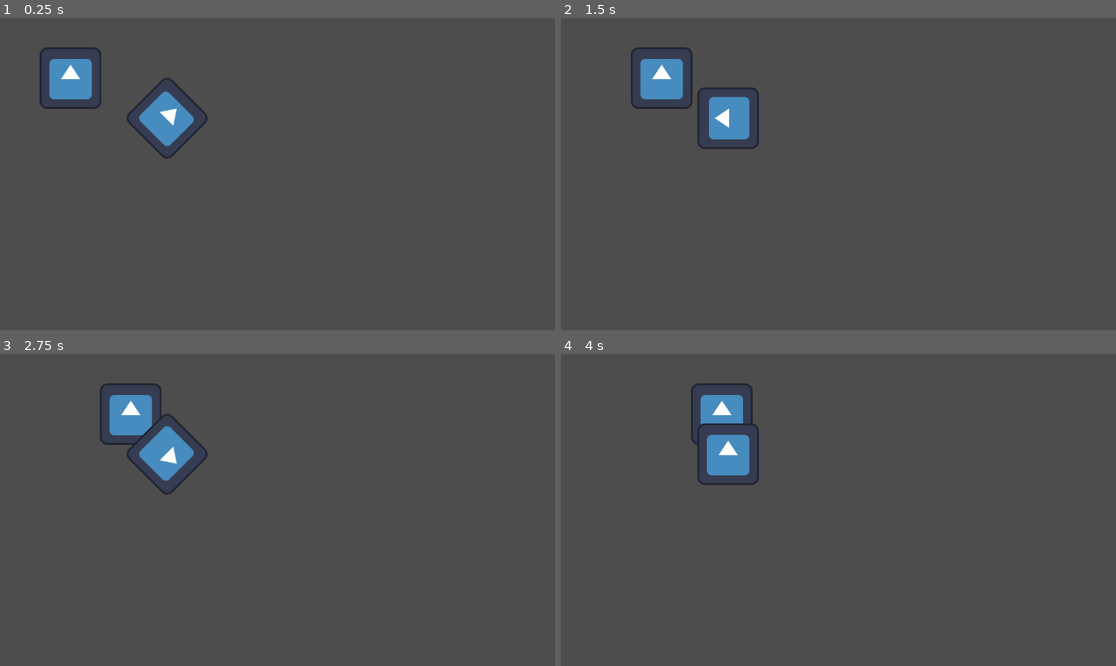
Above: before the commit, frames 1-4 (two rows, left to right).
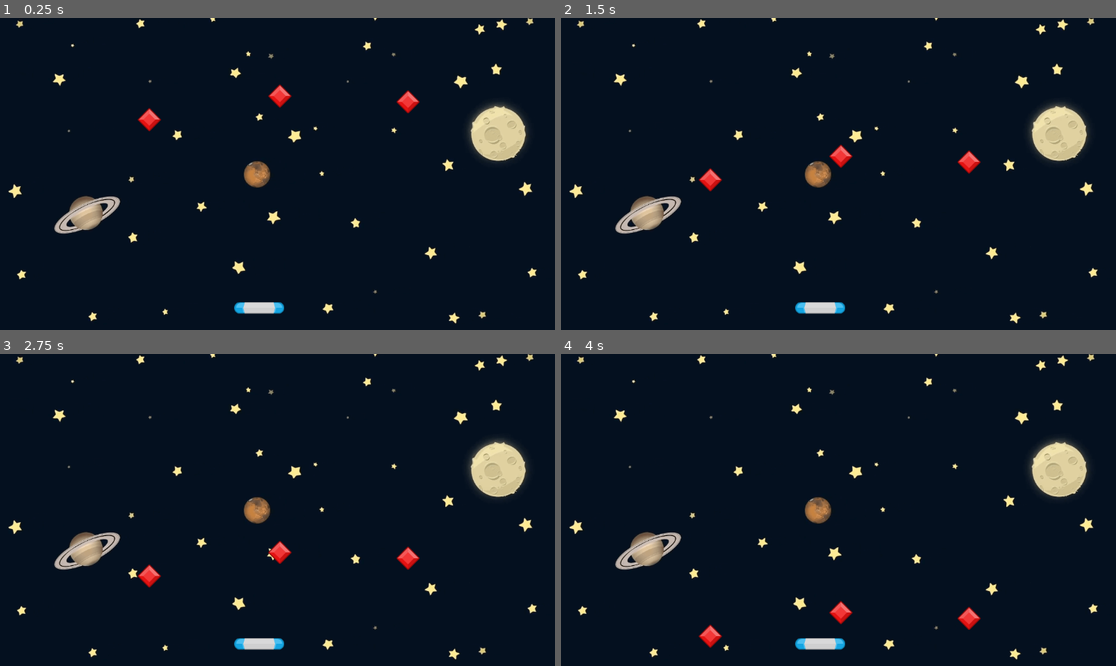
Above: after the commit, the same moments.

Repository: Kisa-chan/gemcatcher
Game: Godot game, scene res://Scenes/Game/Game.tscn
The game is run twice, just before and just after one commit, with the same random seed, the same clock (stepped at 60 frames per second) and the same inputs. Before the commit the project starts from res://Scenes/Test/Test.tscn. The engine's default icon, where the game draws it, is replaced by a stand-in: a white triangle on a blue panel in a dark square.
Inputs:
- Up to frame 1 (0.25 s): no input
- Up to frame 2 (1.5 s): no input
- Up to frame 3 (2.75 s): no input
- Up to frame 4 (4 s): no input

The runs differ from the first frame. In frame 1, 100% of the frame differs, in the area x 0-100%, y 0-100%; in frame 2, 100%; in frame 3, 100%; in frame 4, 100%.

Commit message:
Trabajando com las gemas

Diff:
--- /dev/null
+++ b/Scenes/Game/Game.tscn
@@ -0,0 +1,24 @@
+[gd_scene load_steps=4 format=3 uid="uid://dfmgyv20sc7b2"]
+
+[ext_resource type="Texture2D" uid="uid://drqhrc0e4nly3" path="res://assets/GameBg.png" id="1_rdw05"]
+[ext_resource type="PackedScene" uid="uid://b1ajql2g8cvu1" path="res://Scenes/Paddle/Paddle.tscn" id="2_gwu2e"]
+[ext_resource type="PackedScene" uid="uid://cud06xn8f6sqh" path="res://Scenes/Gem/Gem.tscn" id="3_xbxml"]
+
+[node name="Game" type="Node2D"]
+
+[node name="Background" type="Sprite2D" parent="."]
+position = Vector2(568, 330)
+scale = Vector2(0.65, 0.65)
+texture = ExtResource("1_rdw05")
+
+[node name="Paddle" parent="." instance=ExtResource("2_gwu2e")]
+position = Vector2(538, 602)
+
+[node name="Gem" parent="." instance=ExtResource("3_xbxml")]
+position = Vector2(581, 137)
+
+[node name="Gem2" parent="." instance=ExtResource("3_xbxml")]
+position = Vector2(847, 149)
+
+[node name="Gem3" parent="." instance=ExtResource("3_xbxml")]
+position = Vector2(310, 186)
--- /dev/null
+++ b/Scenes/Gem/Gem.gd
@@ -0,0 +1,15 @@
+extends Area2D
+
+
+# Called when the node enters the scene tree for the first time.
+func _ready() -> void:
+	pass # Replace with function body.
+
+
+# Called every frame. 'delta' is the elapsed time since the previous frame.
+func _process(delta: float) -> void:
+	position.y += 100.0 * delta
+
+	if position.y > 648.0:
+		print("Gem falls off")
+		set_process(false)
--- /dev/null
+++ b/Scenes/Gem/Gem.tscn
@@ -0,0 +1,19 @@
+[gd_scene load_steps=4 format=3 uid="uid://cud06xn8f6sqh"]
+
+[ext_resource type="Script" uid="uid://bo4dgpxwcqisu" path="res://Scenes/Gem/Gem.gd" id="1_7tt7y"]
+[ext_resource type="Texture2D" uid="uid://b0o6s4cwih7mk" path="res://assets/element_red_diamond.png" id="1_pm03b"]
+
+[sub_resource type="RectangleShape2D" id="RectangleShape2D_7tt7y"]
+size = Vector2(36.7696, 36.7696)
+
+[node name="Gem" type="Area2D"]
+script = ExtResource("1_7tt7y")
+
+[node name="Sprite2D" type="Sprite2D" parent="."]
+texture = ExtResource("1_pm03b")
+
+[node name="CollisionShape2D" type="CollisionShape2D" parent="."]
+position = Vector2(0, 1.84774e-06)
+rotation = 0.785398
+scale = Vector2(1, 1)
+shape = SubResource("RectangleShape2D_7tt7y")
--- /dev/null
+++ b/Scenes/Paddle/Paddle.tscn
@@ -0,0 +1,16 @@
+[gd_scene load_steps=3 format=3 uid="uid://b1ajql2g8cvu1"]
+
+[ext_resource type="Texture2D" uid="uid://bc6snyd1ev0vh" path="res://assets/paddleBlu.png" id="1_p4bap"]
+
+[sub_resource type="CapsuleShape2D" id="CapsuleShape2D_wuola"]
+radius = 12.0
+height = 104.0
+
+[node name="Paddle" type="Area2D"]
+
+[node name="Sprite2D" type="Sprite2D" parent="."]
+texture = ExtResource("1_p4bap")
+
+[node name="CollisionShape2D" type="CollisionShape2D" parent="."]
+rotation = 1.5708
+shape = SubResource("CapsuleShape2D_wuola")
--- a/project.godot
+++ b/project.godot
@@ -11,7 +11,7 @@
 [application]
 
 config/name="Gem Catcher"
-run/main_scene="uid://k3fd1odeofde"
+run/main_scene="uid://dfmgyv20sc7b2"
 config/features=PackedStringArray("4.4", "Mobile")
 config/icon="res://icon.svg"
 
Not shown, added: Scenes/Gem/Gem.gd.uid
